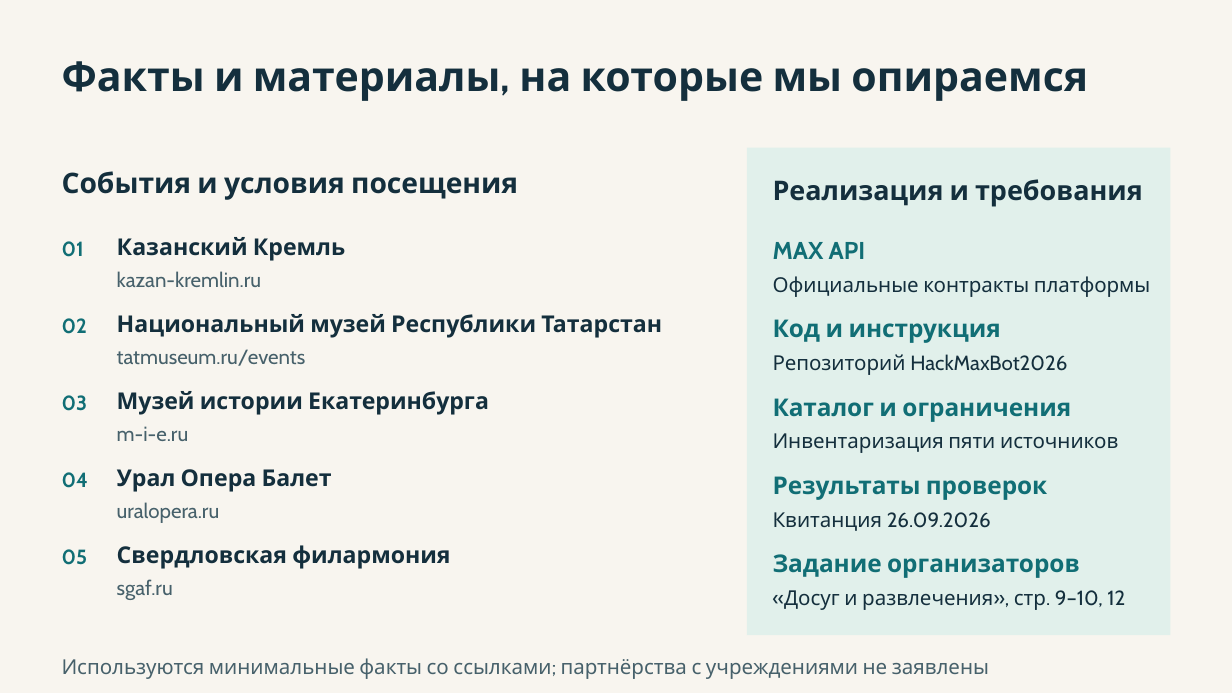
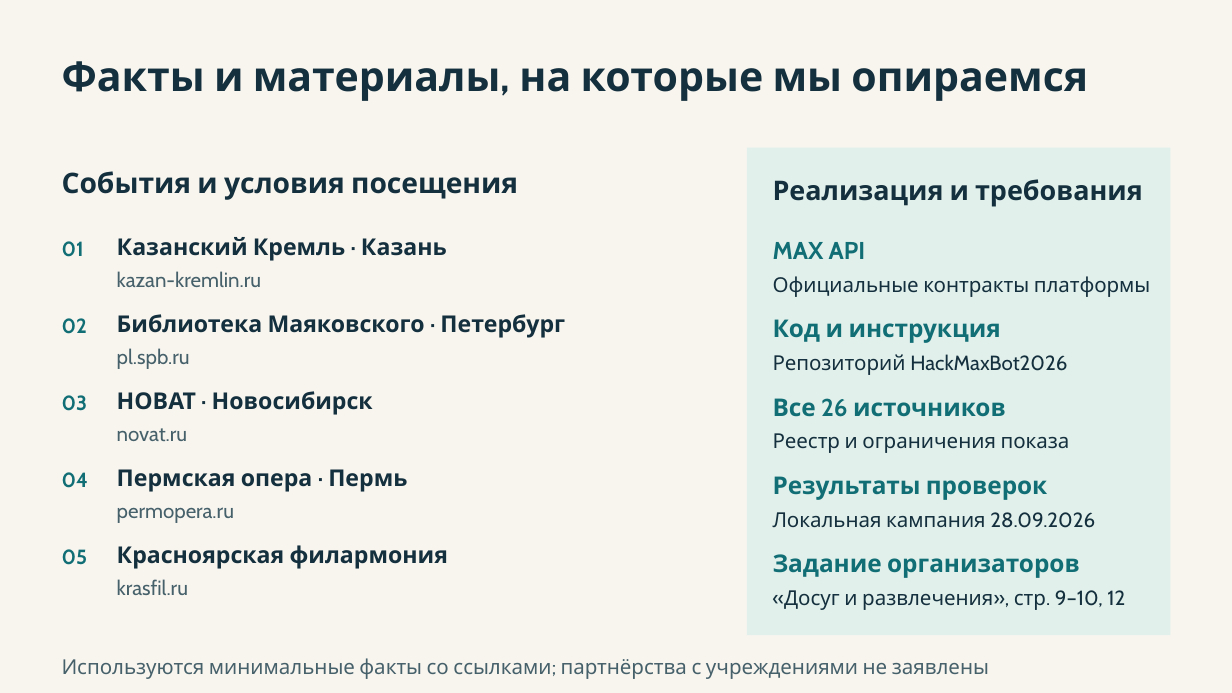
Before and after one commit to AiratBastanov/HackMaxBot2026, a slide deck: slide 13 of presentation/cultural-plan.pptx. Drawn at 1232x693 pixels with LibreOffice and Linux fonts; fonts in the diff are those of the drawing. Boxes give left, top, right and bottom in pixels: in the first picture for what was removed or moved away, otherwise in the second. Text is boxed around its words. In the diff, an @@ line names an element or a change of style, - is before the commit and + after.

Commit message:
docs: синхронизировать защиту с каталогом 11 городов

```diff
--- a/presentation/cultural-plan.pptx
+++ b/presentation/cultural-plan.pptx
@@ text at [117, 237, 447, 261]: text changed @@
-Казанский Кремль
+Казанский Кремль · Казань
@@ text at [117, 314, 565, 338]: text changed @@
-Национальный музей Республики Татарстан
+Библиотека Маяковского · Петербург
@@ text at [117, 348, 190, 369]: text changed @@
-tatmuseum.ru/events
+pl.spb.ru
@@ text at [117, 391, 373, 415]: text changed @@
-Музей истории Екатеринбурга
+НОВАТ · Новосибирск
@@ text at [773, 398, 1006, 417]: text changed @@
-Каталог и ограничения
+Все 26 источников
@@ text at [117, 428, 187, 441]: text changed @@
-m-i-e.ru
+novat.ru
@@ text at [773, 433, 1070, 453]: text changed @@
-Инвентаризация пяти источников
+Реестр и ограничения показа
@@ text at [117, 469, 407, 492]: text changed @@
-Урал Опера Балет
+Пермская опера · Пермь
@@ text at [117, 507, 234, 523]: text changed @@
-uralopera.ru
+permopera.ru
@@ text at [773, 512, 1095, 528]: text changed @@
-Квитанция 26.09.2026
+Локальная кампания 28.09.2026
@@ text at [117, 545, 448, 569]: text changed @@
-Свердловская филармония
+Красноярская филармония
@@ text at [117, 579, 188, 595]: text changed @@
-sgaf.ru
+krasfil.ru
```
Also in this commit, not shown: 10 other slides changed, 33 other files.
